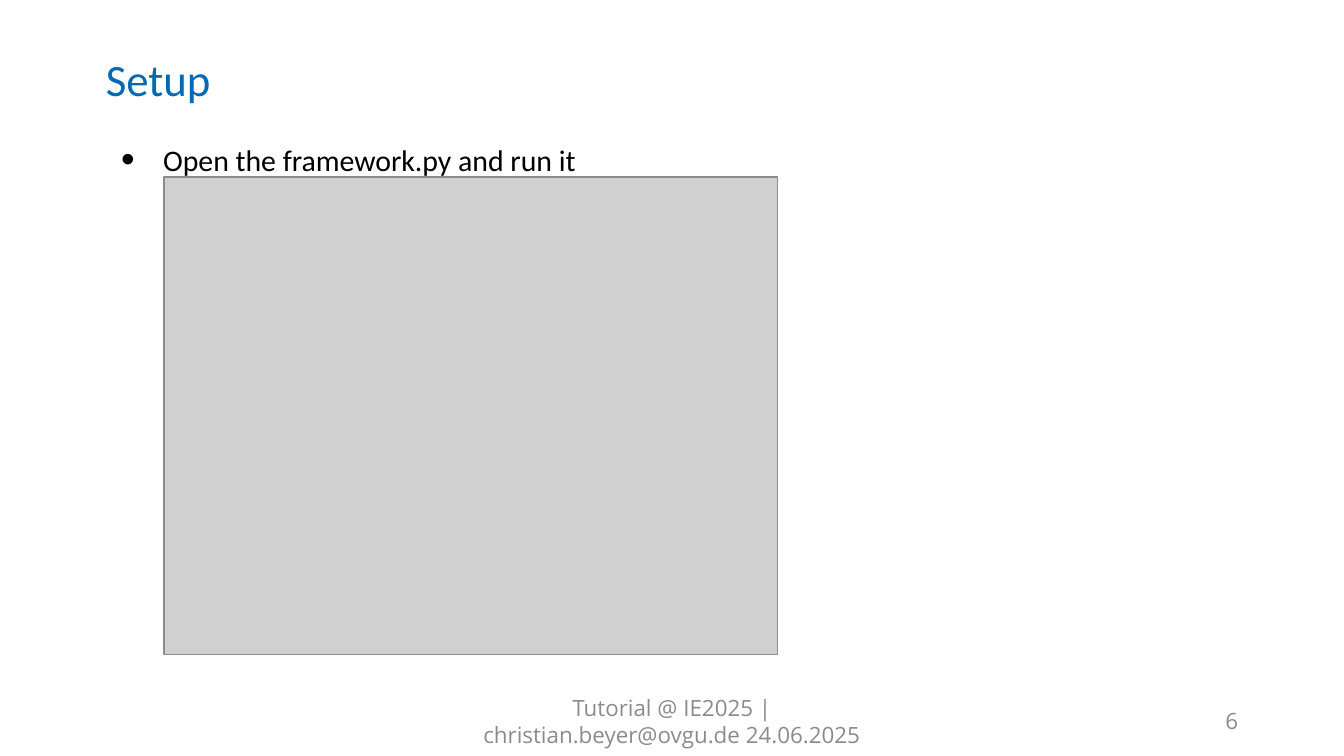
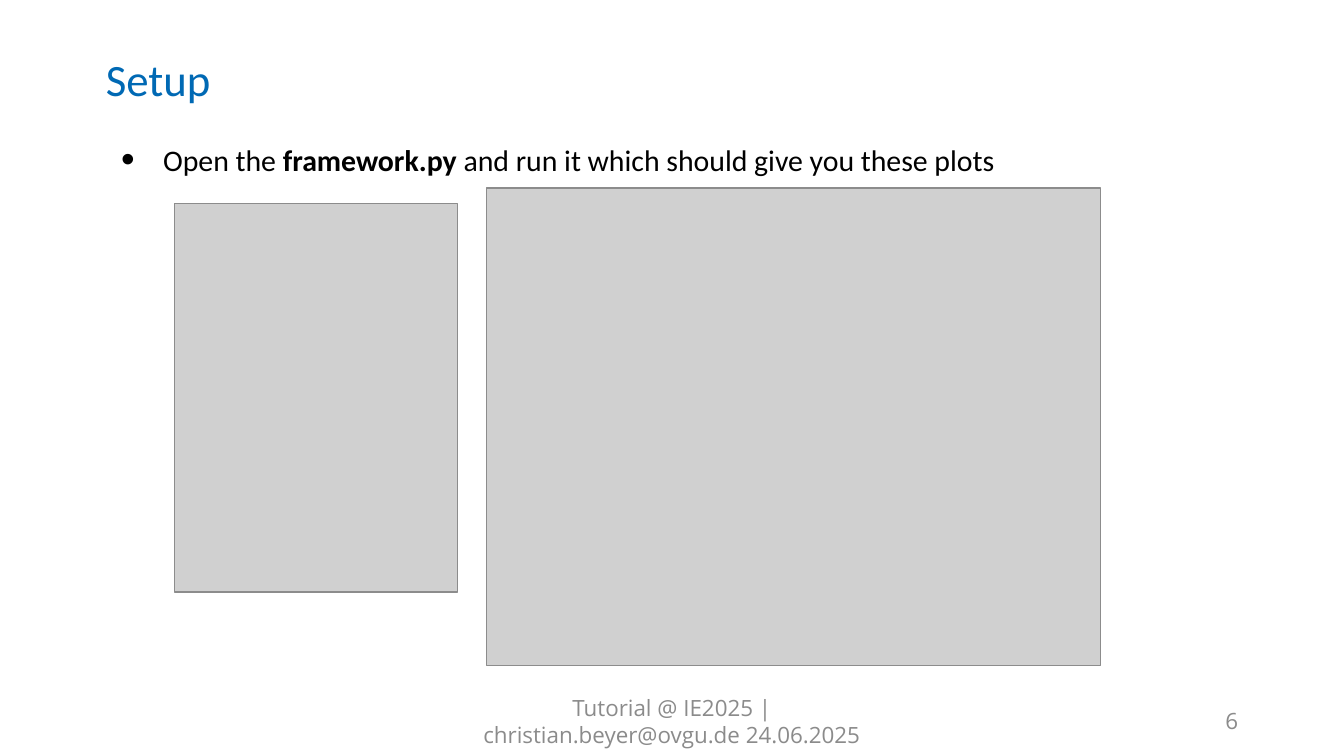
Before and after one commit to cbeyer-code/AFA_Workshop_IE2025, a slide deck: slide 6 of Framework 101.pptx. Drawn at 1344x756 pixels with LibreOffice and Linux fonts; fonts in the diff are those of the drawing; grey boxes stand for pictures; background and template pictures are left out. Boxes give left, top, right and bottom in pixels: in the first picture for what was removed or moved away, otherwise in the second. Text is boxed around its words. In the diff, an @@ line names an element or a change of style, - is before the commit and + after.

Commit message:
updated slides

```diff
--- a/Framework 101.pptx
+++ b/Framework 101.pptx
@@ text at <box>163,150,994,176</box>: text changed @@
-• Open the framework.py and run it
+• Open the framework.py and run it which should give you these plots
@@ picture added at <box>175,204,457,593</box> @@
@@ picture: place and size @@
-picture at <box>164,177,778,655</box>
+picture at <box>487,188,1101,665</box>
```
Also in this commit, not shown: 13 slides added.
